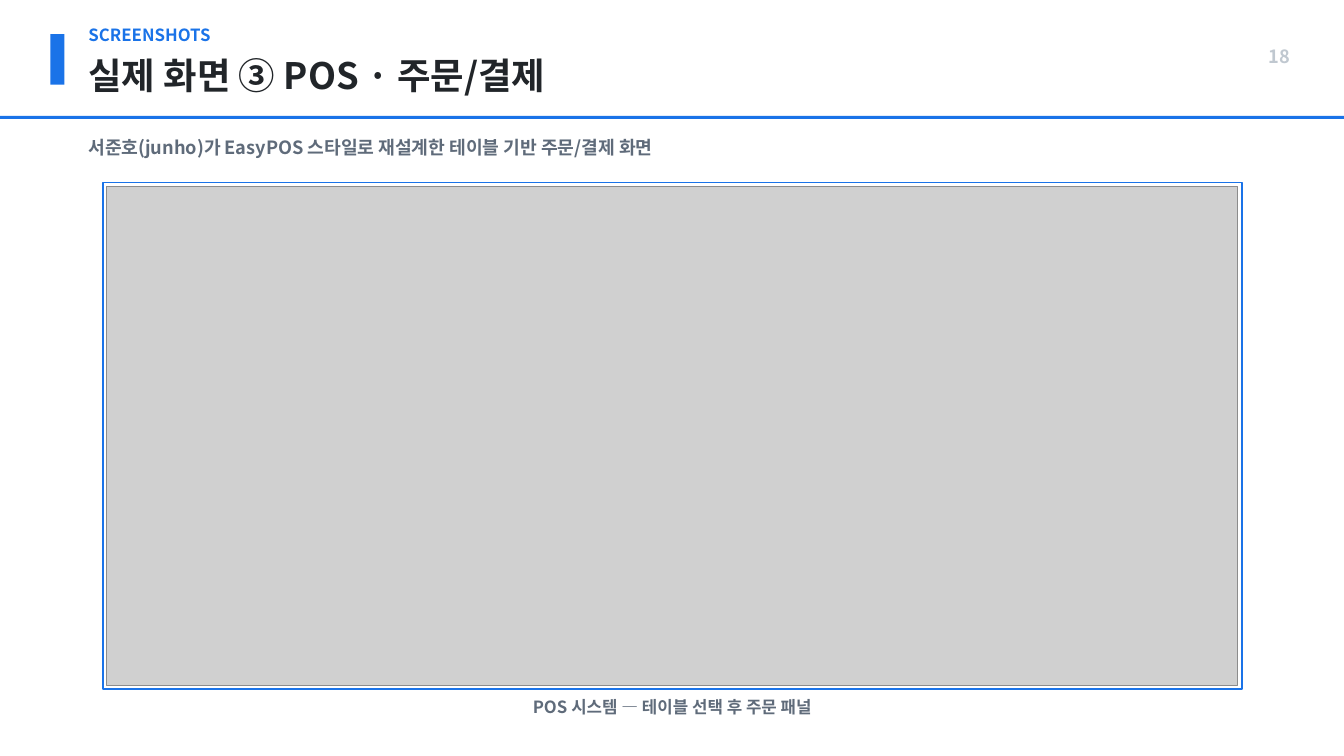
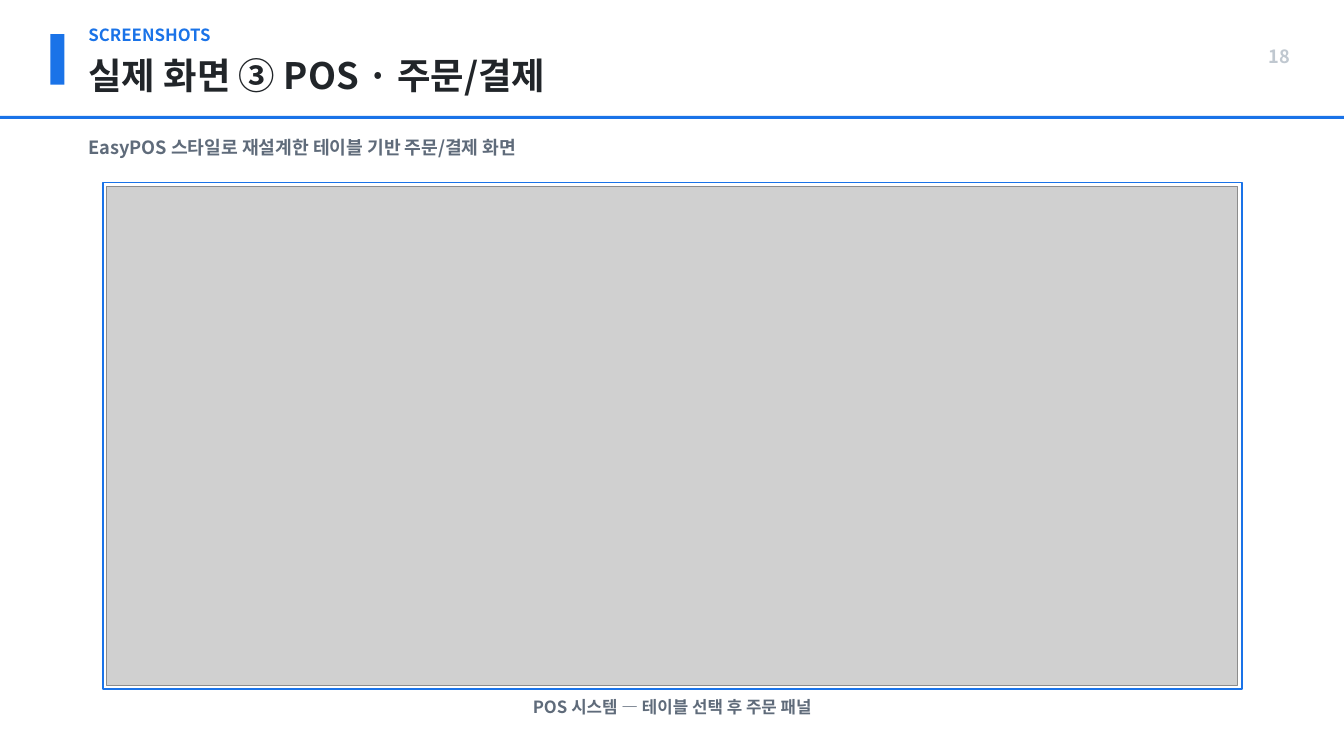
Before and after one commit to Food-G/FoodGuard, a slide deck: slide 18 of FoodGuard_포트폴리오(수정본).pptx. Drawn at 1344x756 pixels with LibreOffice and Linux fonts; fonts in the diff are those of the drawing; grey boxes stand for pictures. Boxes give left, top, right and bottom in pixels: in the first picture for what was removed or moved away, otherwise in the second. Text is boxed around its words. In the diff, an @@ line names an element or a change of style, - is before the commit and + after.

```diff
--- a/FoodGuard_포트폴리오(수정본).pptx
+++ b/FoodGuard_포트폴리오(수정본).pptx
@@ text at (88,138,516,158): text changed @@
-서준호(junho)가 EasyPOS 스타일로 재설계한 테이블 기반 주문/결제 화면
+EasyPOS 스타일로 재설계한 테이블 기반 주문/결제 화면
```
Also in this commit, not shown: 8 other slides changed, 3 slides added, 5 other files.
